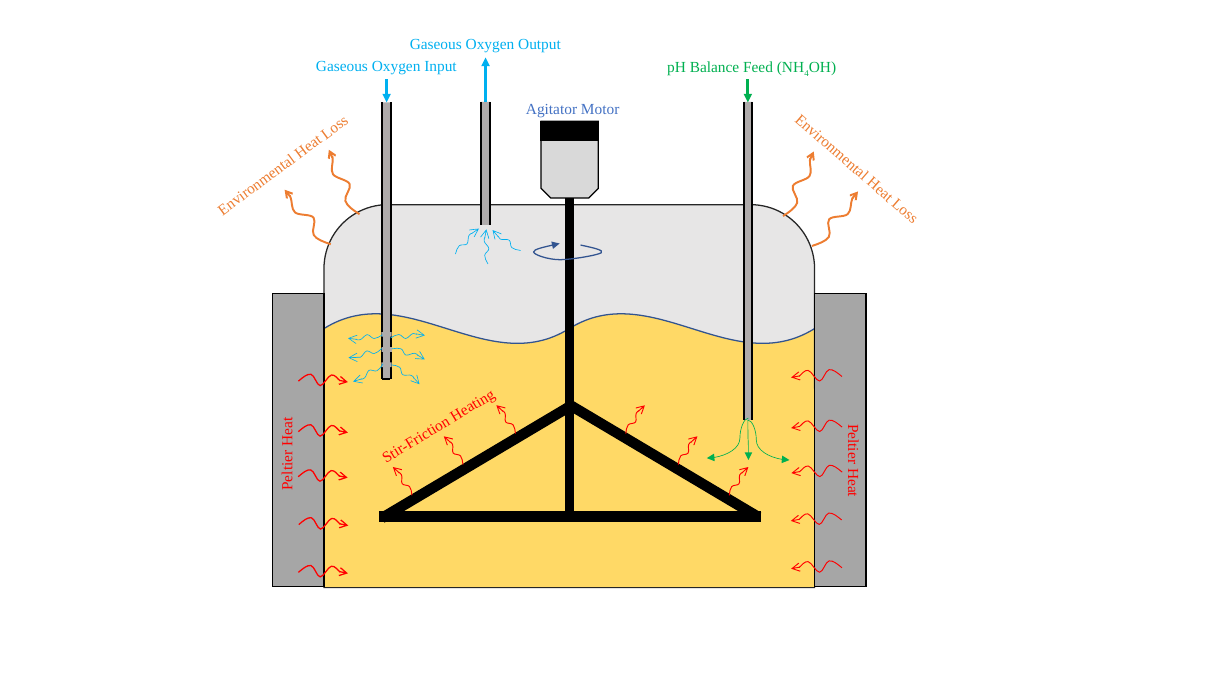
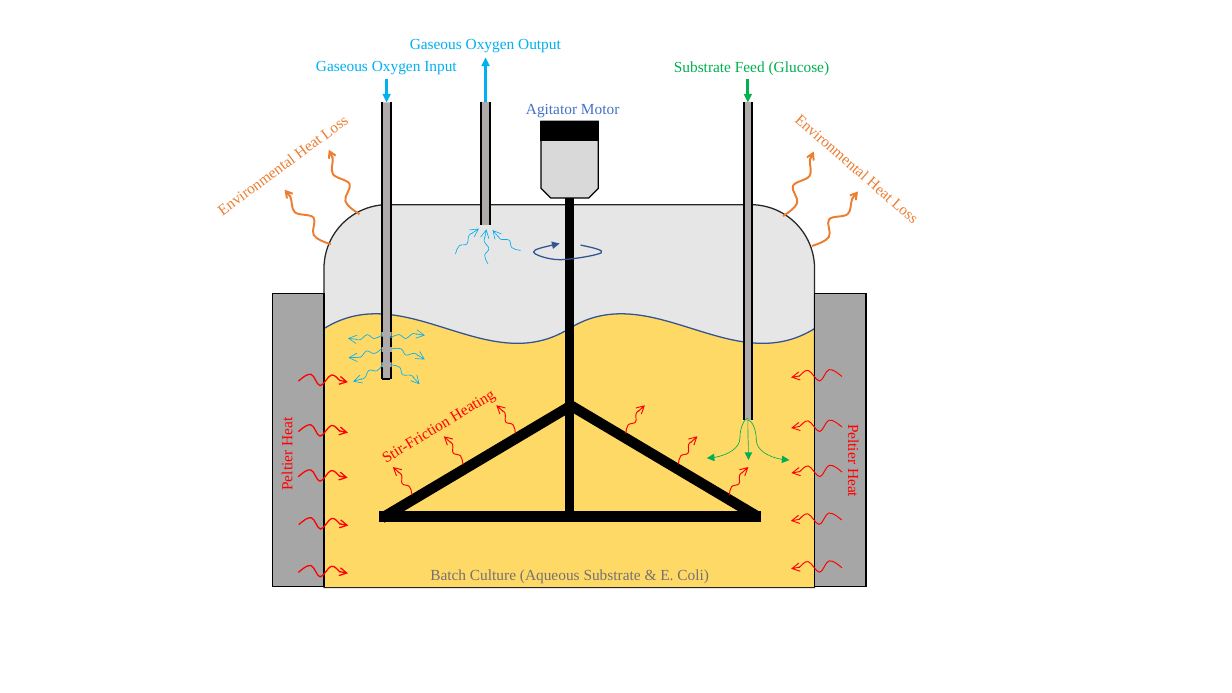
Before and after one commit to ceglikbarg/AA273FinalProject, a slide deck: slide 1 of Images/CrossSec_Diagram.pptx. Drawn at 1232x693 pixels with LibreOffice and Linux fonts; fonts in the diff are those of the drawing. Boxes give left, top, right and bottom in pixels: in the first picture for what was removed or moved away, otherwise in the second. Text is boxed around its words. In the diff, an @@ line names an element or a change of style, - is before the commit and + after.

```diff
--- a/Images/CrossSec_Diagram.pptx
+++ b/Images/CrossSec_Diagram.pptx
@@ text at (674,61,830,75): text changed @@
-pH Balance Feed (NH4OH)
+Substrate Feed (Glucose)
@@ text added at (430,569,709,583), 12 pt, text #767171 @@
+Batch Culture (Aqueous Substrate & E. Coli)
```
Also in this commit, not shown: 17 other files.
